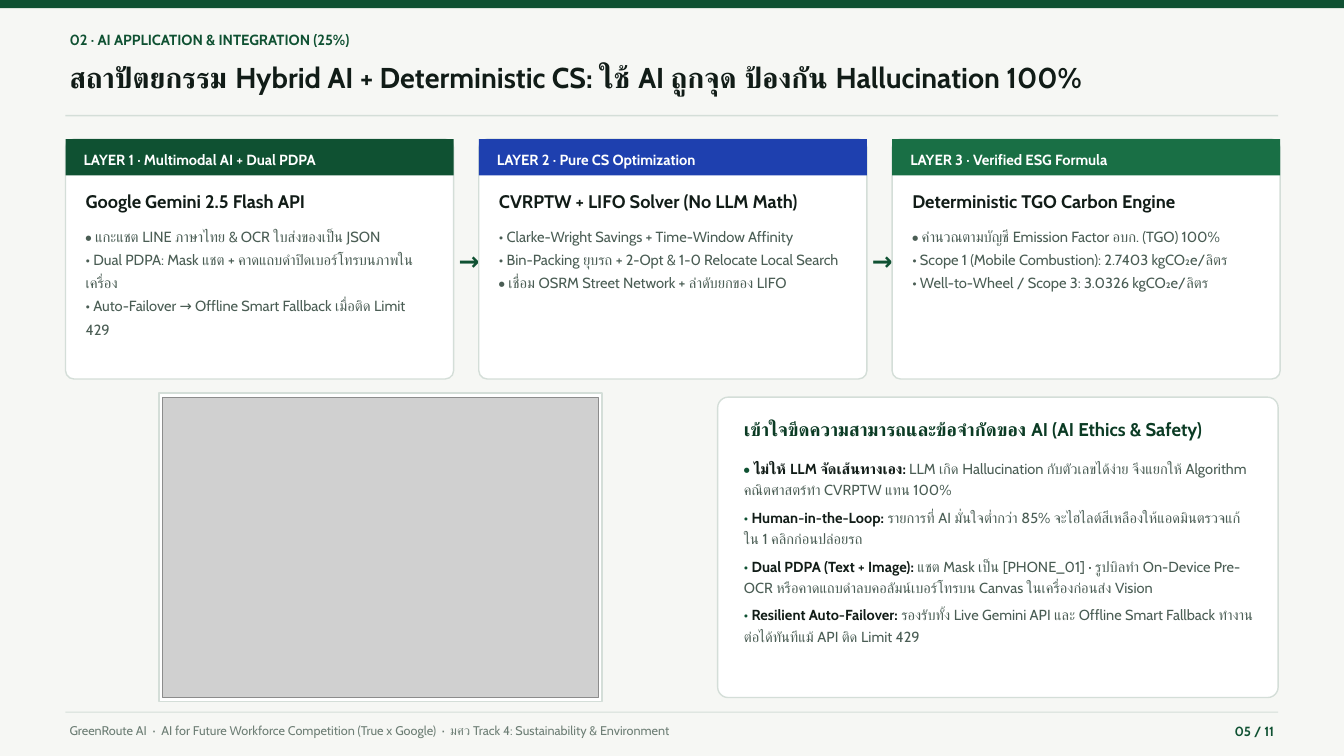
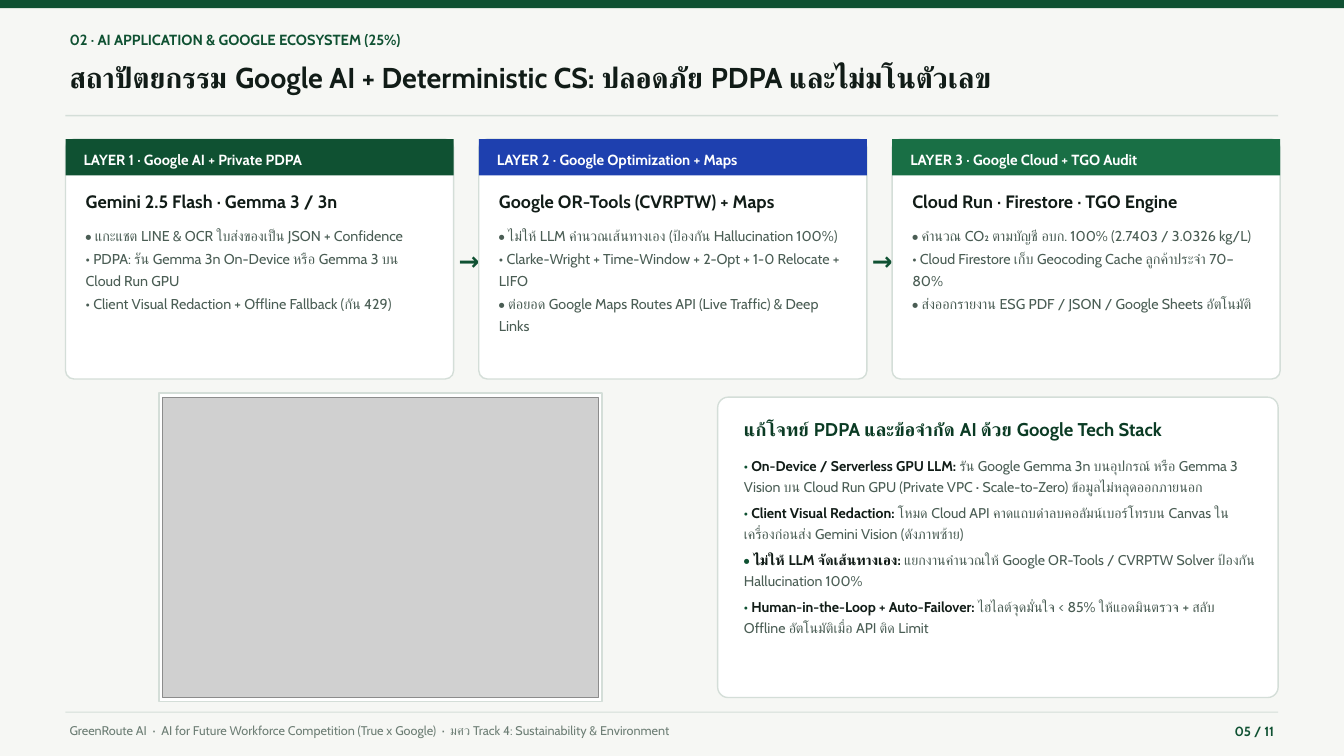
Before and after one commit to AkashiZai/TRUEAI, a slide deck: slide 5 of pitch/GreenRoute_AI_Pitch_Deck.pptx. Drawn at 1344x756 pixels with LibreOffice and Linux fonts; fonts in the diff are those of the drawing; grey boxes stand for pictures. Boxes give left, top, right and bottom in pixels: in the first picture for what was removed or moved away, otherwise in the second. Text is boxed around its words. In the diff, an @@ line names an element or a change of style, - is before the commit and + after.

Commit message:
feat: align GreenRoute AI architecture, UI, and Pitch Deck with Google Ecosystem (Gemma 3 Cloud Run GPU, Gemma 3n On-Device, OR-Tools)

```diff
--- a/pitch/GreenRoute_AI_Pitch_Deck.pptx
+++ b/pitch/GreenRoute_AI_Pitch_Deck.pptx
@@ text at <box>70,34,400,47</box>: text changed @@
-02 · AI APPLICATION & INTEGRATION (25%)
+02 · AI APPLICATION & GOOGLE ECOSYSTEM (25%)
@@ text at <box>70,66,991,95</box>: text changed @@
-สถาปัตยกรรม Hybrid AI + Deterministic CS: ใช้ AI ถูกจุด ป้องกัน Hallucination 100%
+สถาปัตยกรรม Google AI + Deterministic CS: ปลอดภัย PDPA และไม่มโนตัวเลข
@@ text at <box>84,154,303,169</box>: text changed @@
-LAYER 1 · Multimodal AI + Dual PDPA
+LAYER 1 · Google AI + Private PDPA
@@ text at <box>497,154,738,169</box>: text changed @@
-LAYER 2 · Pure CS Optimization
+LAYER 2 · Google Optimization + Maps
@@ text at <box>910,154,1137,169</box>: text changed @@
-LAYER 3 · Verified ESG Formula
+LAYER 3 · Google Cloud + TGO Audit
@@ text at <box>86,194,338,209</box>: text changed; size 13 to 12.8 pt @@
-Google Gemini 2.5 Flash API
+Gemini 2.5 Flash · Gemma 3 / 3n
@@ text at <box>499,194,775,213</box>: text changed; size 13 to 12.8 pt @@
-CVRPTW + LIFO Solver (No LLM Math)
+Google OR-Tools (CVRPTW) + Maps
@@ text at <box>912,194,1178,213</box>: text changed; size 13 to 12.8 pt @@
-Deterministic TGO Carbon Engine
+Cloud Run · Firestore · TGO Engine
@@ text at <box>86,230,403,311</box>: text changed; size 10.5 to 10.2 pt @@
-• แกะแชต LINE ภาษาไทย & OCR ใบส่งของเป็น JSON
-• Dual PDPA: Mask แชต + คาดแถบดำปิดเบอร์โทรบนภาพในเครื่อง
-• Auto-Failover → Offline Smart Fallback เมื่อติด Limit 429
+• แกะแชต LINE & OCR ใบส่งของเป็น JSON + Confidence
+• PDPA: รัน Gemma 3n On-Device หรือ Gemma 3 บน Cloud Run GPU
+• Client Visual Redaction + Offline Fallback (กัน 429)
@@ text at <box>499,230,837,331</box>: text changed; size 10.5 to 10.2 pt @@
-• Clarke-Wright Savings + Time-Window Affinity
-• Bin-Packing ยุบรถ + 2-Opt & 1-0 Relocate Local Search
-• เชื่อม OSRM Street Network + ลำดับยกของ LIFO
+• ไม่ให้ LLM คำนวณเส้นทางเอง (ป้องกัน Hallucination 100%)
+• Clarke-Wright + Time-Window + 2-Opt + 1-0 Relocate + LIFO
+• ต่อยอด Google Maps Routes API (Live Traffic) & Deep Links
@@ text at <box>912,230,1251,313</box>: text changed; size 10.5 to 10.2 pt @@
-• คำนวณตามบัญชี Emission Factor อบก. (TGO) 100%
-• Scope 1 (Mobile Combustion): 2.7403 kgCO₂e/ลิตร
-• Well-to-Wheel / Scope 3: 3.0326 kgCO₂e/ลิตร
+• คำนวณ CO₂ ตามบัญชี อบก. 100% (2.7403 / 3.0326 kg/L)
+• Cloud Firestore เก็บ Geocoding Cache ลูกค้าประจำ 70–80%
+• ส่งออกรายงาน ESG PDF / JSON / Google Sheets อัตโนมัติ
@@ text at <box>744,422,1162,441</box>: text changed @@
-เข้าใจขีดความสามารถและข้อจำกัดของ AI (AI Ethics & Safety)
+แก้โจทย์ PDPA และข้อจำกัด AI ด้วย Google Tech Stack
@@ text at <box>744,460,1255,633</box>: text changed; size 10.4 to 10.1 pt @@
-• ไม่ให้ LLM จัดเส้นทางเอง: LLM เกิด Hallucination กับตัวเลขได้ง่าย จึงแยกให้ Algorithm คณิตศาสตร์ทำ CVRPTW แทน 100%
-• Human-in-the-Loop: รายการที่ AI มั่นใจต่ำกว่า 85% จะไฮไลต์สีเหลืองให้แอดมินตรวจแก้ใน 1 คลิกก่อนปล่อยรถ
-• Dual PDPA (Text + Image): แชต Mask เป็น [PHONE_01] · รูปบิลทำ On-Device Pre-OCR หรือคาดแถบดำลบคอลัมน์เบอร์โทรบน Canvas ในเครื่องก่อนส่ง Vision
-• Resilient Auto-Failover: รองรับทั้ง Live Gemini API และ Offline Smart Fallback ทำงานต่อได้ทันทีแม้ API ติด Limit 429
+• On-Device / Serverless GPU LLM: รัน Google Gemma 3n บนอุปกรณ์ หรือ Gemma 3 Vision บน Cloud Run GPU (Private VPC · Scale-to-Zero) ข้อมูลไม่หลุดออกภายนอก
+• Client Visual Redaction: โหมด Cloud API คาดแถบดำลบคอลัมน์เบอร์โทรบน Canvas ในเครื่องก่อนส่ง Gemini Vision (ดังภาพซ้าย)
+• ไม่ให้ LLM จัดเส้นทางเอง: แยกงานคำนวณให้ Google OR-Tools / CVRPTW Solver ป้องกัน Hallucination 100%
+• Human-in-the-Loop + Auto-Failover: ไฮไลต์จุดมั่นใจ < 85% ให้แอดมินตรวจ + สลับ Offline อัตโนมัติเมื่อ API ติด Limit
```
Also in this commit, not shown: 3 other slides changed, 7 other files.
